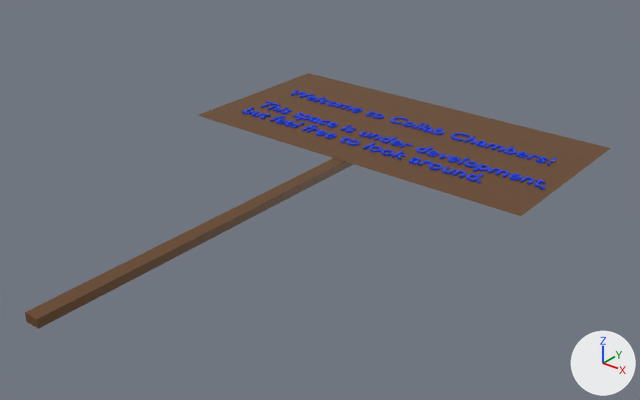
Renders of the glTF model web/public/objects/Development_sign.glb from each side of a commit.
One viewpoint serves both versions: a 50 mm lens placed at (18.5, -28.6, 13.0), pointed at (1.1, -6.9, -0.4). The axes (+X, +Y, +Z) are drawn at lower right. The lights are the same throughout. Where no turn or scale is listed for an object, it has been applied to the vertices.

The older version as bpy lines, for what is in view:
```python
me_cube_003 = bpy.data.meshes.new('Cube.003')
me_cube_003.from_pydata(...)  # a box spanning x -1.0..1.0, y -1.0..1.0, z -1.0..1.0
me_cube_003.materials.append(mat_material_003)  # brown #654321
me_plane = bpy.data.meshes.new('Plane')
me_plane.from_pydata([(-7.5, -3.7, 0.0), (7.5, -3.7, 0.0), (-7.5, 3.7, 0.0), (7.5, 3.7, 0.0)], [], [(0, 1, 3), (0, 3, 2)])
me_plane.materials.append(mat_material_001)  # brown #654321
me_text = bpy.data.meshes.new('Text')
me_text.from_pydata(...)  # 12026 vertices, 23860 faces; spans x 0.0..13.47, y -3.01..0.69, z -0.03..0.03
me_text.materials.append(mat_material_002)  # blue #003de7
ob_cube = bpy.data.objects.new('Cube', me_cube_003)
ob_cube.location = (0.01, -7.83, -0.21)
ob_cube.scale = (0.269, 10.0, 0.149)
ob_plane = bpy.data.objects.new('Plane', me_plane)
ob_plane.location = (0.0, -0.7, -0.03)
ob_text = bpy.data.objects.new('Text', me_text)
ob_text.location = (-6.31, 0.0, 0.0)
```
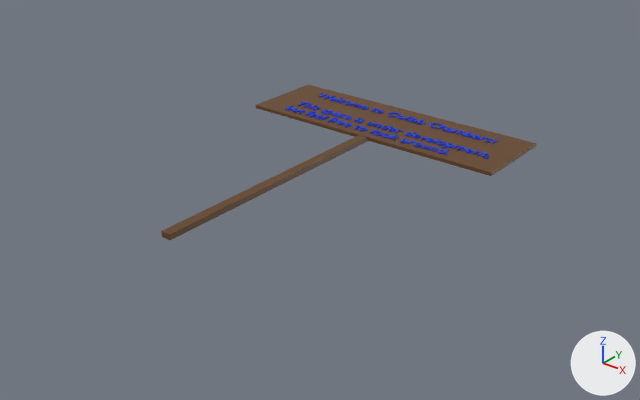
Patch to the scene script:
```diff
--- a/web/public/objects/Development_sign.glb.py
+++ b/web/public/objects/Development_sign.glb.py
@@ me_cube @@
+me_cube.from_pydata(...)  # a box spanning x -5.43..5.43, y -1.69..1.69, z -0.07..0.07
+me_cube.materials.append(mat_material_001)  # brown #654321
@@ ob_text @@
 ob_text = bpy.data.objects.new('Text', me_text)
-ob_text.location = (-6.31, 0.0, 0.0)
+ob_text.location = (-3.83, -1.04, 0.71)
+ob_text.scale = (0.662, 0.662, 0.662)
@@ ob_plane @@
-ob_plane = bpy.data.objects.new('Plane', me_plane)
-ob_plane.location = (0.0, -0.7, -0.03)
@@ ob_cube @@
 ob_cube = bpy.data.objects.new('Cube', me_cube_003)
-ob_cube.location = (0.01, -7.83, -0.21)
-ob_cube.scale = (0.269, 10.0, 0.149)
+ob_cube.location = (0.35, -6.65, 0.57)
+ob_cube.scale = (0.178, 6.62, 0.0986)
@@ ob_cube_001 @@
+ob_cube_001 = bpy.data.objects.new('Cube.001', me_cube)
+ob_cube_001.location = (0.35, -1.67, 0.61)
```

Where the change shows, as pixel boxes (x1, y1, x2, y2) in the pictures (640 x 400 px):
'Plane', deleted (brown): before (197, 73, 611, 216)
'Cube', moved, rescaled (37% narrower, 38% shorter): before (25, 158, 353, 329); after (161, 135, 368, 240)
'Cube.001', added (brown): after (256, 85, 536, 176)
'Text', moved, rescaled (32% narrower, 34% shorter): before (242, 89, 557, 189); after (285, 93, 499, 159)
